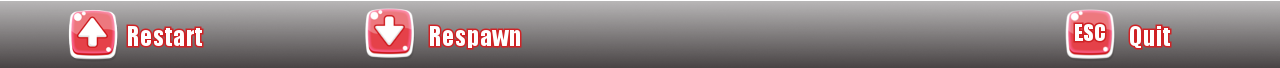
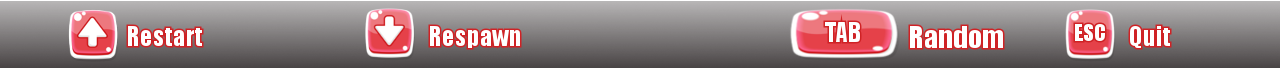
Layered file, before and after one edit (1280x68). Changes by layer:
added layer "Random" above "Calque #6" over [910,26,1003,48]
added layer "Calque #6" above "Fixed" over [908,24,1005,50]
added layer "TAB" above "Calque #4" over [825,22,860,42]
added layer "Calque #4" above "Calque Copié #2" over [823,14,862,44]
added layer "Calque Copié #2" above "Calque #1" over [790,8,900,61]
